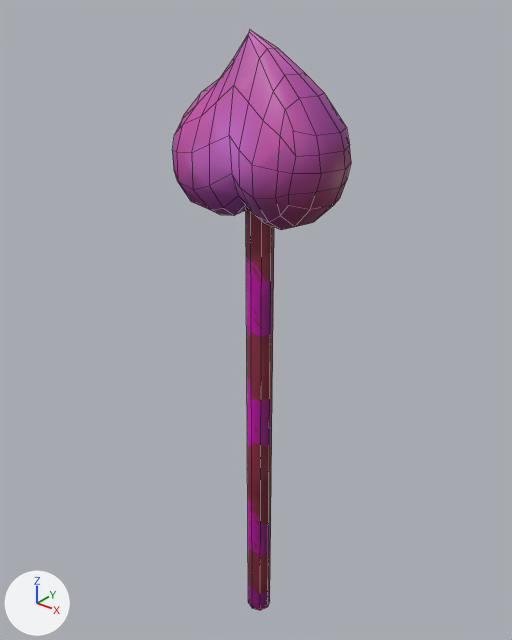
The FBX model Assets/Model/Objects/Spears/spear_lv3.fbx: old version first, new version second.
Both versions are drawn from a 50 mm lens placed at (1.175, -1.486, 1.564), pointed at (-0.057, 0.053, 0.61). Arrows for +X, +Y and +Z are at lower left; the lights stay in place. Mesh edges are drawn as thin lines. Where no turn or scale is listed for an object, it has been applied to the vertices.
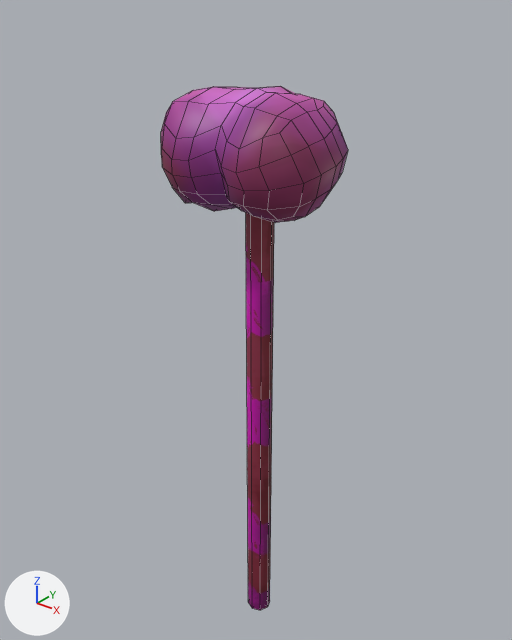
Boxes [x1, y1, x2, y2] around the edits, measured in the pictures (512 x 640 px):
'pCube1', reshaped, moved (32% shorter): before [172, 29, 351, 230]; after [161, 86, 348, 223]

The change, as a list of edits to the scene's bpy script:
```text
Change me_mesh:
    used by ob_pcube1; location = (0.0, 0.0, 1.182)
    remove me_mesh.from_pydata(...)  # 162 vertices, 160 faces; spans x -0.265..0.266, y -0.16..0.16, z -0.221..0.263
    add me_mesh.from_pydata(...)  # 162 vertices, 160 faces; spans x -0.265..0.266, y -0.225..0.253, z -0.186..0.147
    me_mesh part 1: 162 of 162 vertices moved; they spanned x -0.265..0.266, y -0.16..0.16, z -0.221..0.263 and now span x -0.265..0.266, y -0.225..0.253, z -0.186..0.147; mean shift (0.0, -0.022, 0.017); largest move (-0.035, 0.0, 0.263) -> (-0.035, 0.253, 0.071)
Change ob_pcube1:
    ob_pcube1.location: (0.0, 0.0, 1.182) -> (0.0, 0.0, 1.164)
```
